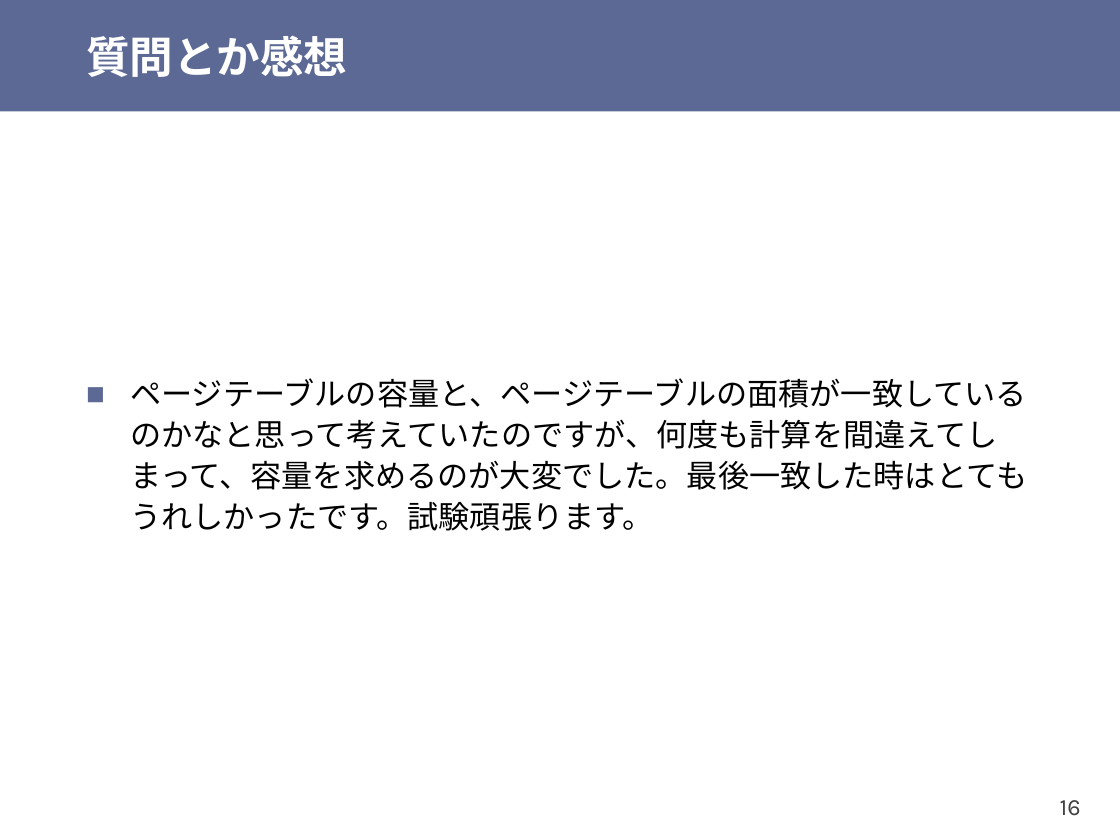
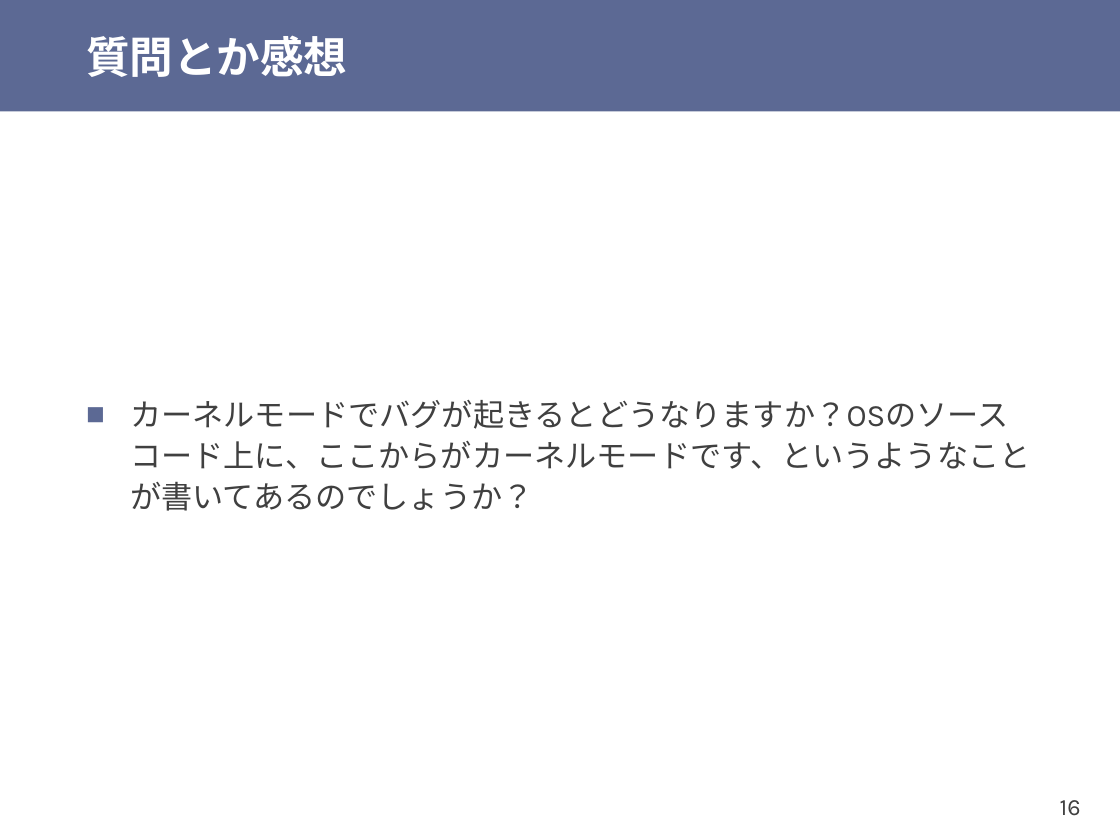
Before and after one commit to shioyadan/otya-computer-architecture-i, a slide deck: slide 16 of cai-shioya-12.pptx. Drawn at 1120x840 pixels with LibreOffice and Linux fonts; fonts in the diff are those of the drawing. Boxes give left, top, right and bottom in pixels: in the first picture for what was removed or moved away, otherwise in the second. Text is boxed around its words. In the diff, an @@ line names an element or a change of style, - is before the commit and + after.

```diff
--- a/cai-shioya-12.pptx
+++ b/cai-shioya-12.pptx
@@ text at (130, 400, 1030, 511): text changed; font Noto Sans CJK JP to Karla; text colour #000000 to #404040 @@
-■ ページテーブルの容量と、ページテーブルの面積が一致しているのかなと思って考えていたのですが、何度も計算を間違えてしまって、容量を求めるのが大変でした。最後一致した時はとてもうれしかったです。試験頑張ります。
+■ カーネルモードでバグが起きるとどうなりますか？OSのソースコード上に、ここからがカーネルモードです、というようなことが書いてあるのでしょうか？
```
Also in this commit, not shown: 11 other slides changed, 8 slides removed, 1 other file.
